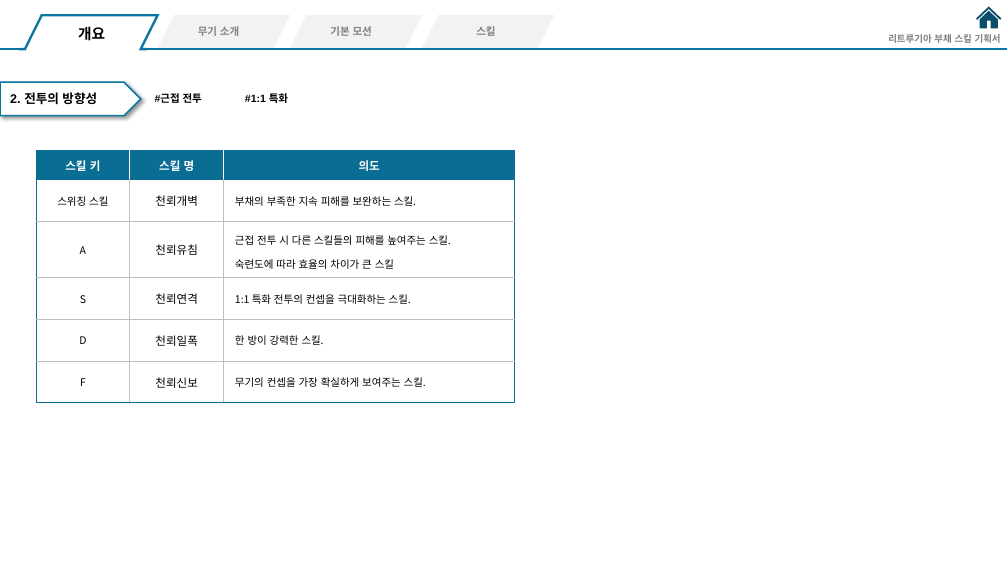
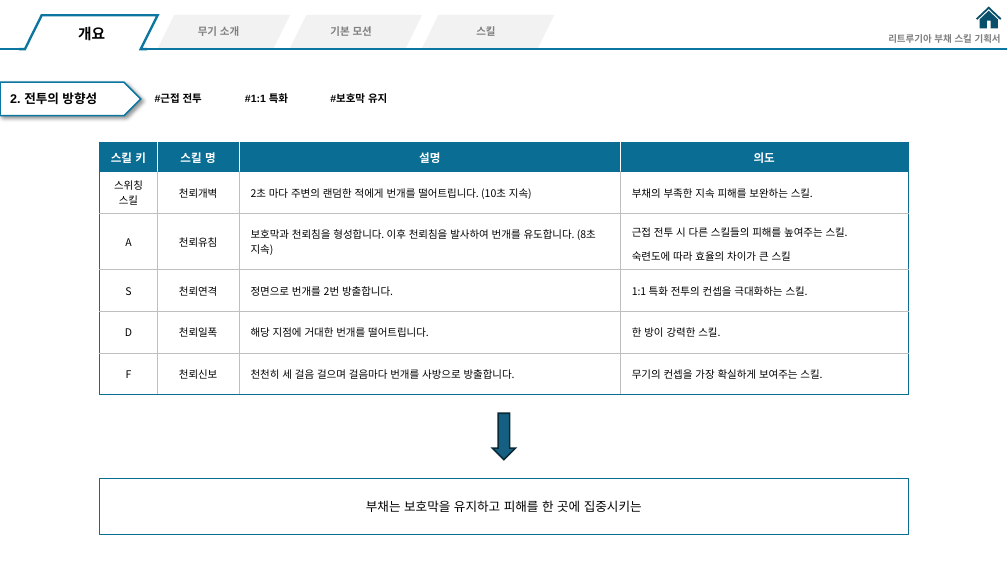
Before and after one commit to hjs0913/GameDesign, a slide deck: slide 4 of 액션&경영 RPG/스킬/리트루기아_부채스킬기획.pptx. Drawn at 1008x567 pixels with LibreOffice and Linux fonts; fonts in the diff are those of the drawing. Boxes give left, top, right and bottom in pixels: in the first picture for what was removed or moved away, otherwise in the second. Text is boxed around its words. In the diff, an @@ line names an element or a change of style, - is before the commit and + after.

```diff
--- a/액션&경영 RPG/스킬/리트루기아_부채스킬기획.pptx
+++ b/액션&경영 RPG/스킬/리트루기아_부채스킬기획.pptx
@@ text added at (330,93,387,103), 10 pt, text #000000, bold @@
+#보호막 유지
@@ table at (100,142,908,395) @@
+column 3: 설명 | 2초 마다 주변의 랜덤한 적에게 번개를 떨어트립니다. (10초 지속) | 보호막과 천뢰침을 형성합니다. 이후 천뢰침을 발사하여 번개를 유도합니다. (8초 지속) | 정면으로 번개를 2번 방출합니다. | 해당 지점에 거대한 번개를 떨어트립니다. | 천천히 세 걸음 걸으며 걸음마다 번개를 사방으로 방출합니다.
@@ table: place and size @@
-table at (36,150,515,402)
+table at (100,142,908,395)
@@ down arrow added at (492,414,515,460), fill #156082, outline #092A39 1.5 pt @@
@@ rectangle added at (100,479,908,535), outline #0A6D94 1 pt, 12 pt, text #000000 @@
+부채는 보호막을 유지하고 피해를 한 곳에 집중시키는
```
Also in this commit, not shown: 1 other slide changed, 1 slide added.
